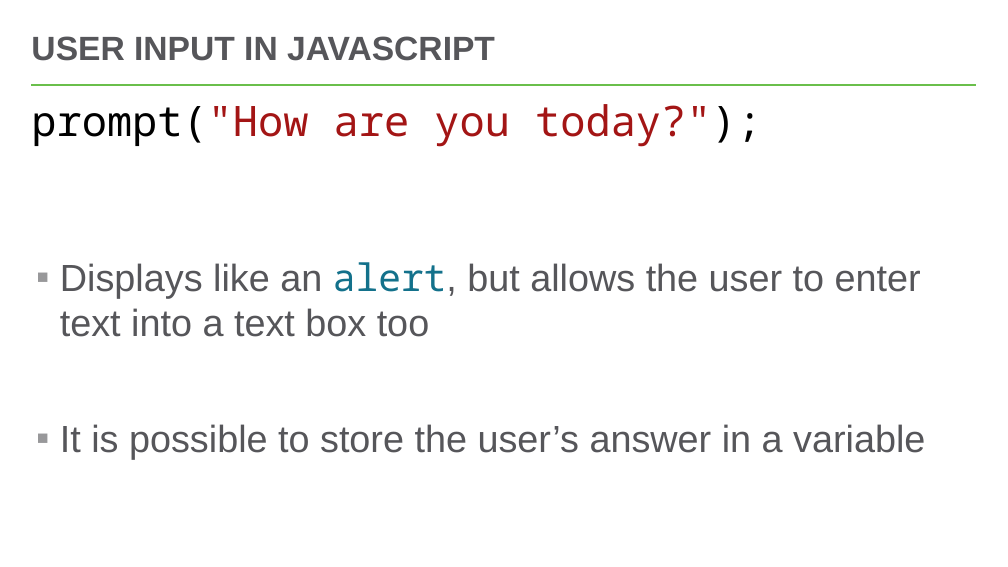
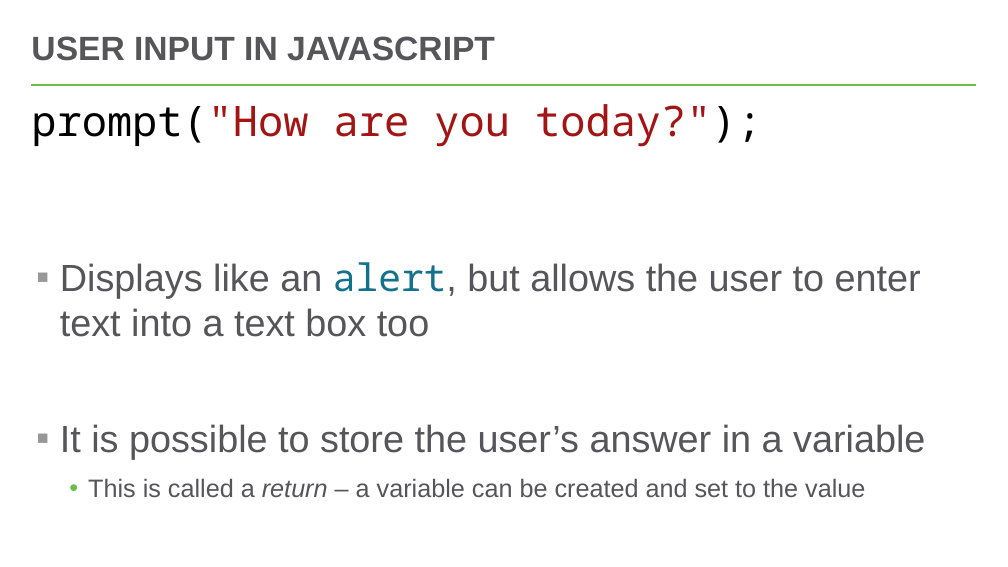
Before and after one commit to hytechclub/web-102, a slide deck: slide 9 of Week02/JavaScriptVariables.pptx. Drawn at 1008x567 pixels with LibreOffice and Linux fonts; fonts in the diff are those of the drawing. Boxes give left, top, right and bottom in pixels: in the first picture for what was removed or moved away, otherwise in the second. Text is boxed around its words. In the diff, an @@ line names an element or a change of style, - is before the commit and + after.

```diff
--- a/Week02/JavaScriptVariables.pptx
+++ b/Week02/JavaScriptVariables.pptx
@@ text at [88, 478, 865, 498]: paragraph added @@
+  • This is called a return – a variable can be created and set to the value
```
Also in this commit, not shown: 5 other slides changed, 1 slide added, 1 slide removed, 9 other files.
